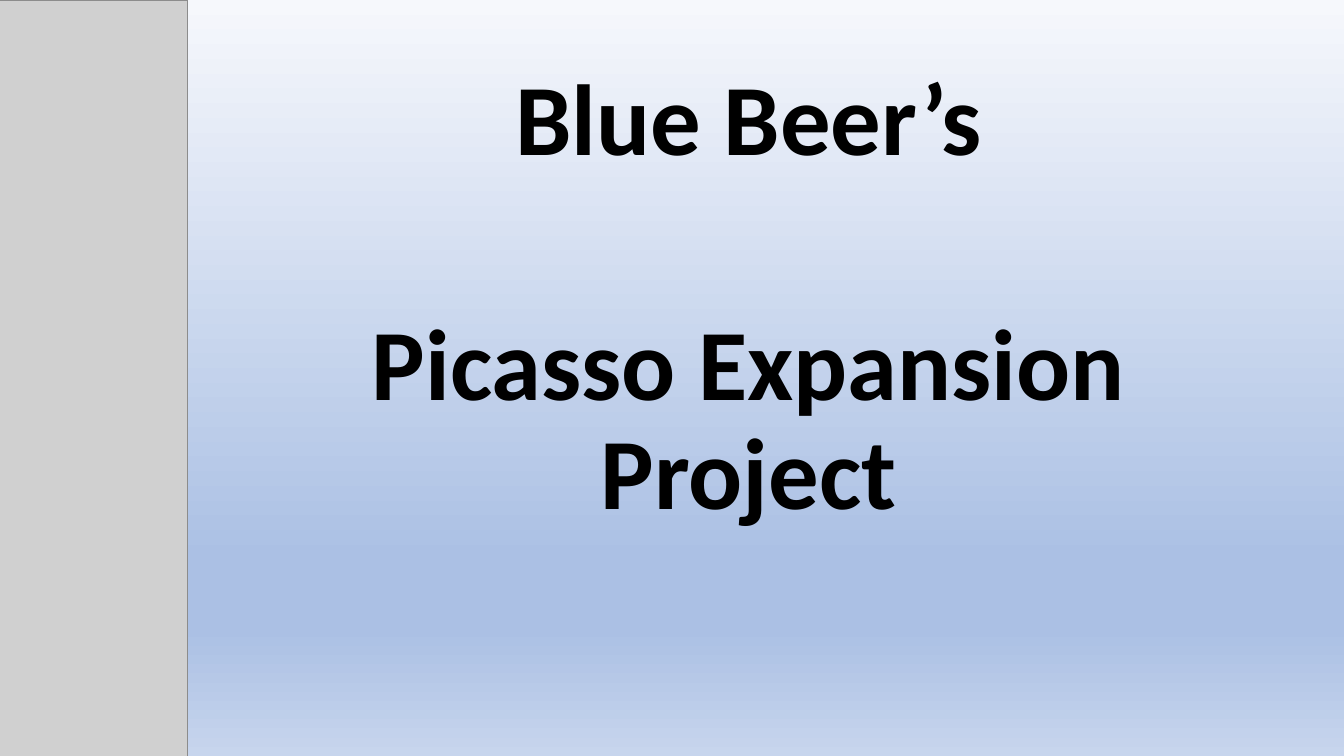
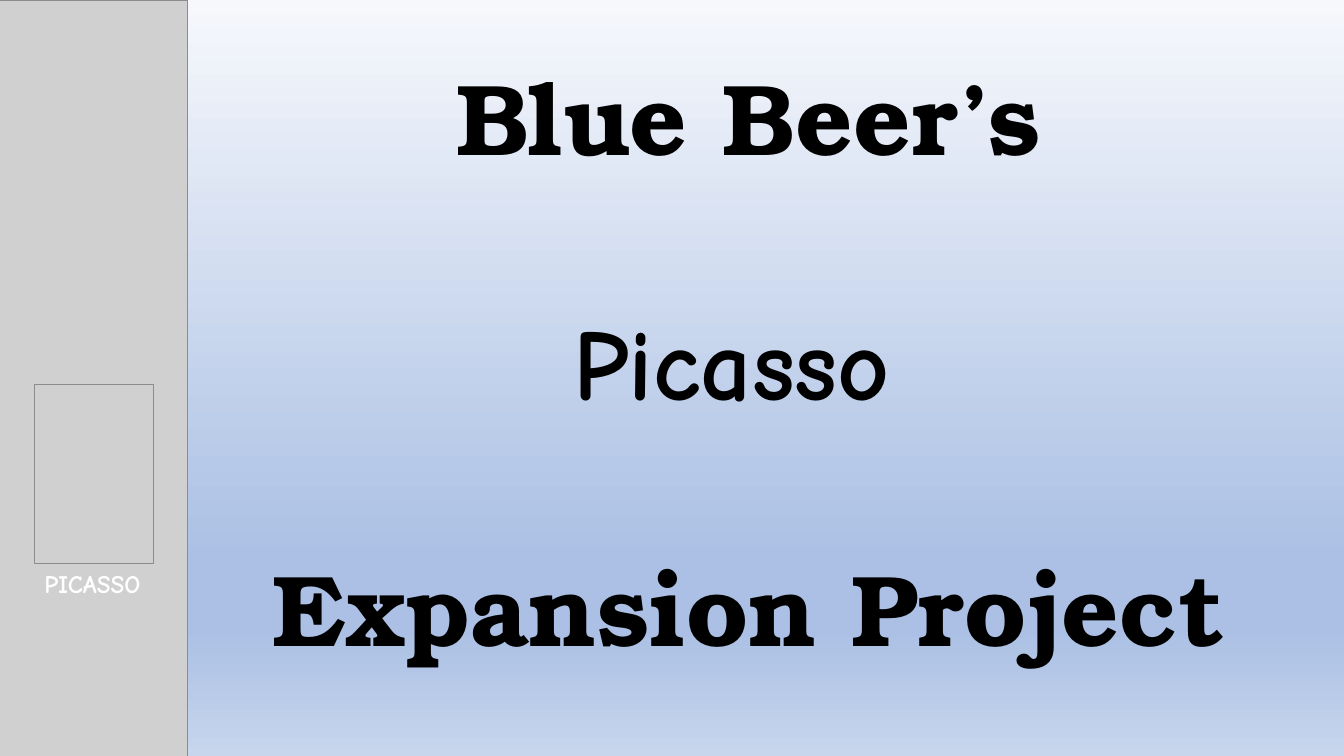
Before and after one commit to kjurekSMU/6306_JKT_Case_Study_1, a slide deck: slide 1 of Beer_Expansion_Project.pptx. Drawn at 1344x756 pixels with LibreOffice and Linux fonts; fonts in the diff are those of the drawing; grey boxes stand for pictures. Boxes give left, top, right and bottom in pixels: in the first picture for what was removed or moved away, otherwise in the second. Text is boxed around its words. In the diff, an @@ line names an element or a change of style, - is before the commit and + after.

Commit message:
Added: 1. KJurek_Case_Study_1.html 2. KJurek_Case_Study_1.Rmd 3. Ages.xlsx Updated: 1. Beer_Expansion_Project.pptx

```diff
--- a/Beer_Expansion_Project.pptx
+++ b/Beer_Expansion_Project.pptx
@@ subtitle at box(456, 82, 1041, 157): font Calibri to TeX Gyre Bonum in "Blue Beer’s" @@
@@ subtitle at box(273, 332, 1224, 669): text changed; font Calibri to TeX Gyre Bonum @@
-Picasso Expansion Project
+Picasso
+Expansion Project
@@ picture added at box(34, 385, 153, 564) @@
@@ text added at box(44, 576, 140, 593), 18 pt, text #FFFFFF, bold @@
+PICASSO
```
Also in this commit, not shown: 4 other slides changed, 4 slides added, 1 slide removed, 3 other files.
